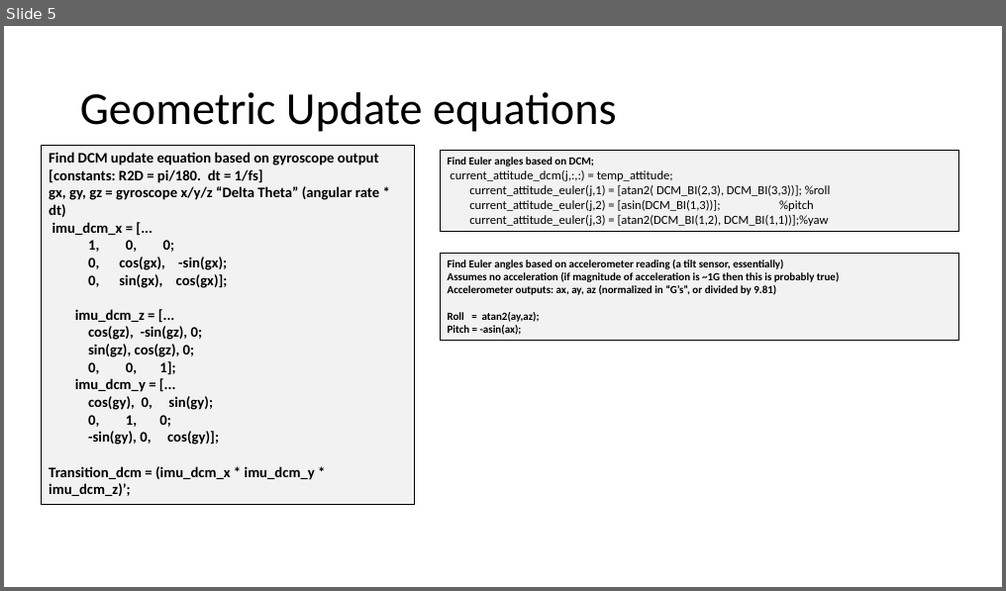
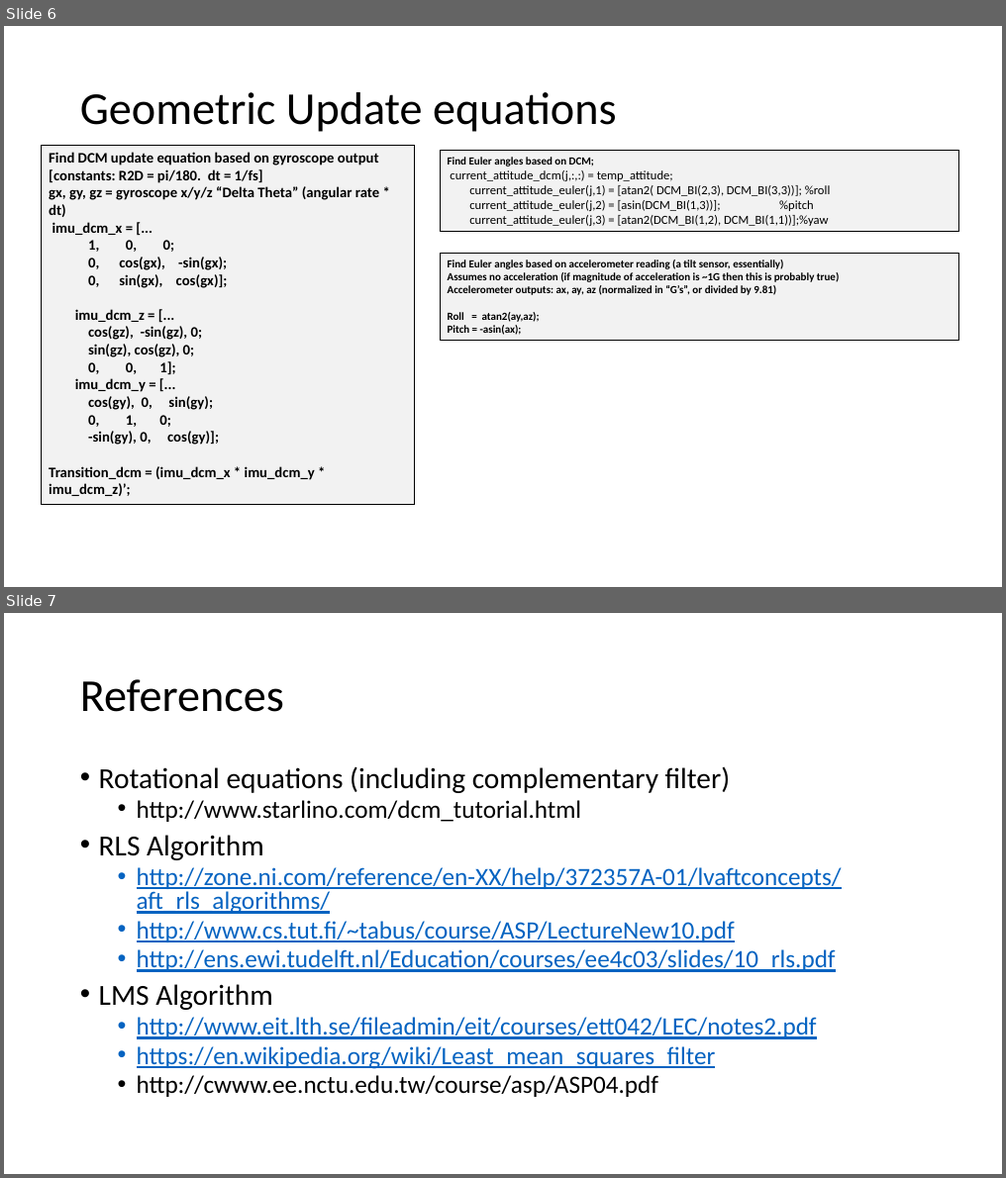
Before and after one commit to stevethatsmyname/ECE529, a slide deck: project_presentation.pptx. Shown one above the other, each under a label of ours: slide 5 before the commit, slides 6 and 7 after it. The pictures are 1006x591 and 1006x1178 pixels, drawn with LibreOffice and Linux fonts; fonts in the diff are those of the drawing. Boxes give left, top, right and bottom in pixels: in the first picture for what was removed or moved away, otherwise in the second. Text is boxed around its words. In the diff, an @@ line names an element or a change of style, - is before the commit and + after.

```diff
--- a/project_presentation.pptx
+++ b/project_presentation.pptx
@@ slide 7 added at (x1=4, y1=613, x2=1002, y2=1174), background #FFFFFF @@
@@ title added at (x1=80, y1=679, x2=284, y2=712), 44 pt, text #000000 @@
+References
@@ text added at (x1=99, y1=766, x2=842, y2=1097), 24 pt, text #0563C1, underline @@
+• Rotational equations (including complementary filter)
+  • http://www.starlino.com/dcm_tutorial.html
+• RLS Algorithm
+  • http://zone.ni.com/reference/en-XX/help/372357A-01/lvaftconcepts/aft_rls_algorithms/
+  • http://www.cs.tut.fi/~tabus/course/ASP/LectureNew10.pdf
+  • http://ens.ewi.tudelft.nl/Education/courses/ee4c03/slides/10_rls.pdf
+• LMS Algorithm
+  • http://www.eit.lth.se/fileadmin/eit/courses/ett042/LEC/notes2.pdf
+  • https://en.wikipedia.org/wiki/Least_mean_squares_filter
+  • http://cwww.ee.nctu.edu.tw/course/asp/ASP04.pdf
@@ what was slide 5 is now slide 6 @@
```
Also in this commit, not shown: 1 other slide added, 2 other files.
